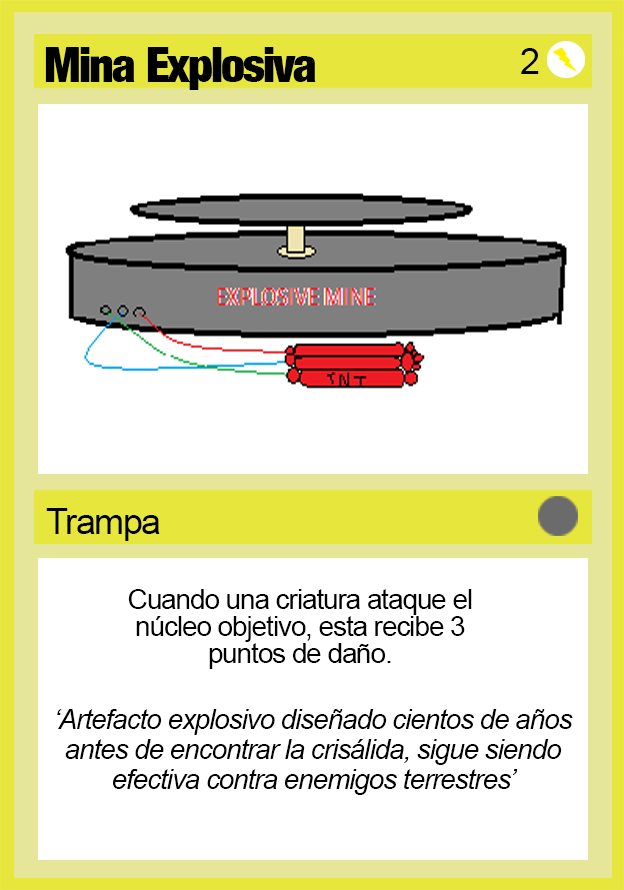
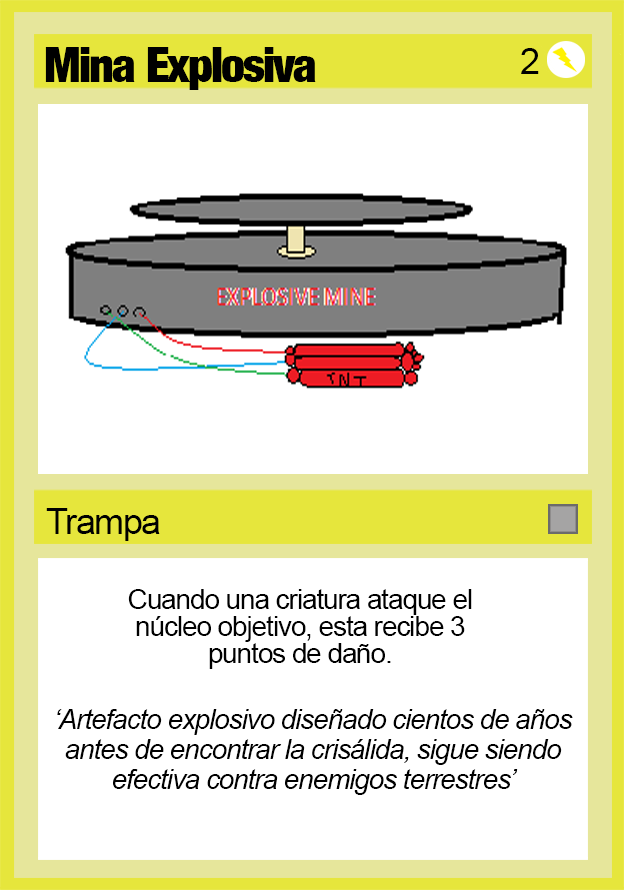
Layer changes from the first 624 × 890 image to the second:
moved "Rareza" above "2", painted on it over [538, 496, 578, 536]
